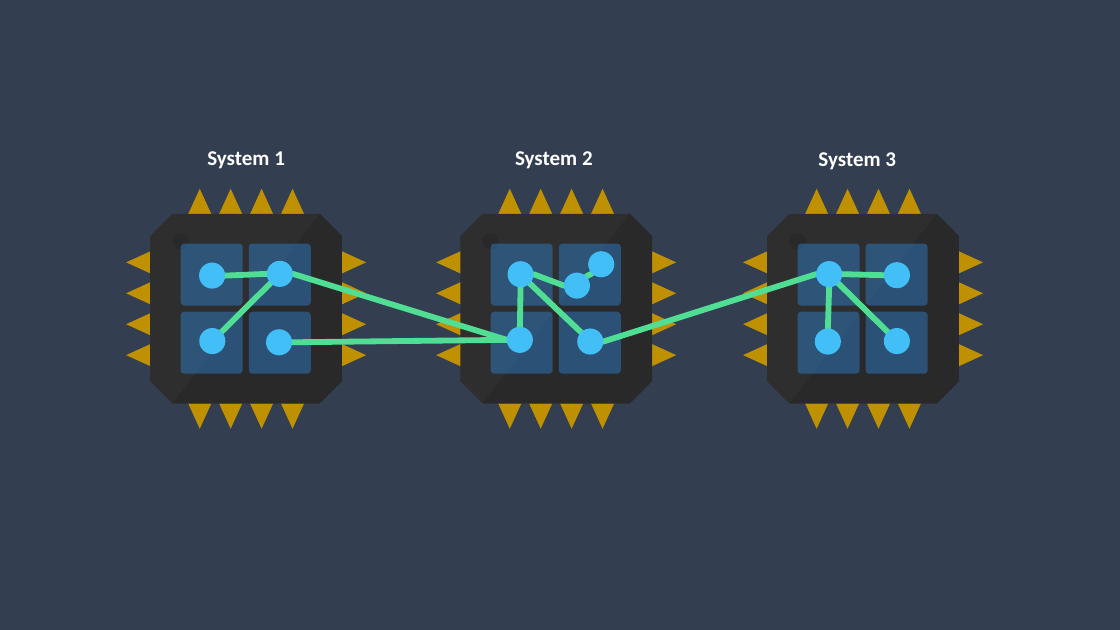
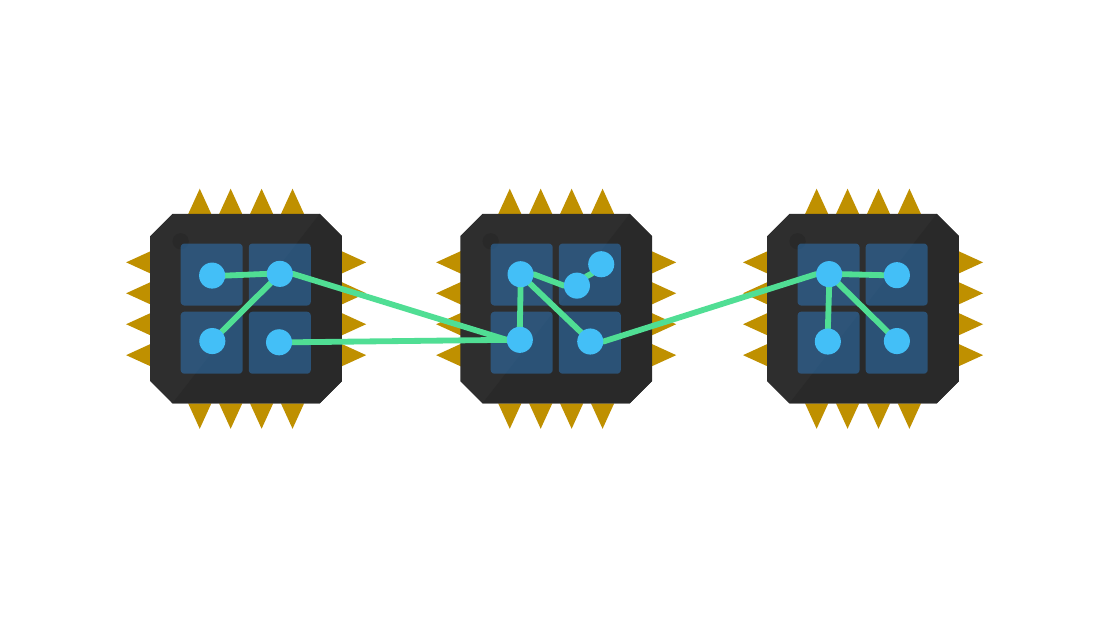
Before and after one commit to rogeralsing/Presentations, a slide deck: slide 22 of ProtoActor/TV4/protoactor.pptx. Drawn at 1120x630 pixels with LibreOffice and Linux fonts; fonts in the diff are those of the drawing. Boxes give left, top, right and bottom in pixels: in the first picture for what was removed or moved away, otherwise in the second. Text is boxed around its words. In the diff, an @@ line names an element or a change of style, - is before the commit and + after.

```diff
--- a/ProtoActor/TV4/protoactor.pptx
+++ b/ProtoActor/TV4/protoactor.pptx
@@ background #333F50 to #FFFFFF @@
@@ text removed at bbox=[207, 151, 285, 169] @@
-System 1
@@ text removed at bbox=[515, 151, 593, 169] @@
-System 2
@@ text removed at bbox=[818, 152, 896, 170] @@
-System 3
```
Also in this commit, not shown: 17 other slides changed.
